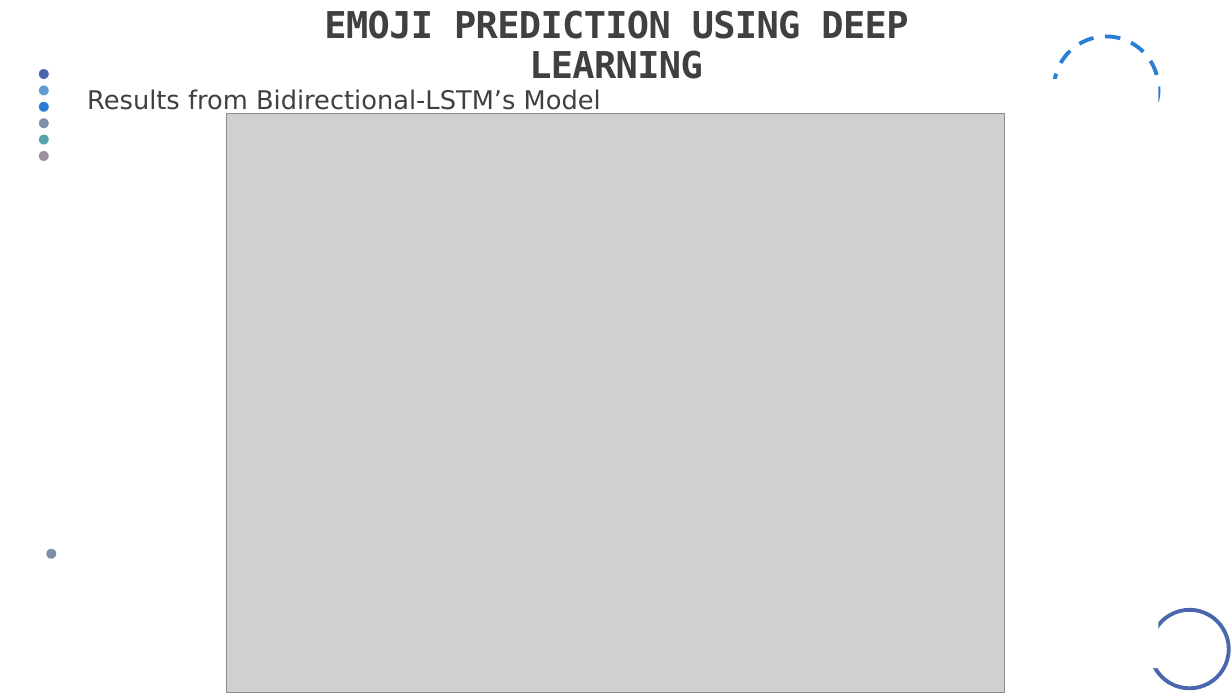
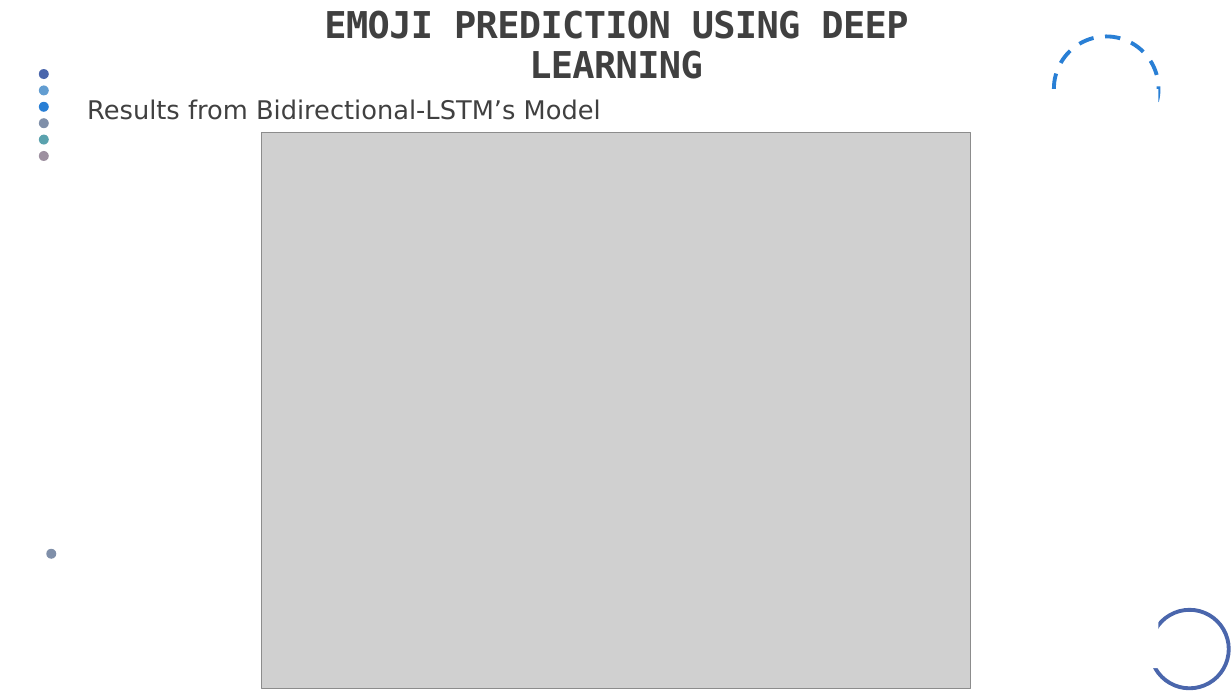
Before and after one commit to Defcon27/Emoji-Prediction-using-Deep-Learning, a slide deck: slide 26 of Docs/Presentation.pptx. Drawn at 1232x693 pixels with LibreOffice and Linux fonts; fonts in the diff are those of the drawing; grey boxes stand for pictures. Boxes give left, top, right and bottom in pixels: in the first picture for what was removed or moved away, otherwise in the second. Text is boxed around its words. In the diff, an @@ line names an element or a change of style, - is before the commit and + after.

Commit message:
Uodated Emoji ppt

```diff
--- a/Docs/Presentation.pptx
+++ b/Docs/Presentation.pptx
@@ text "Results from Bidirectional-LSTM’s Model" rewrapped from [87,89,601,114] to [87,99,601,120] @@
@@ picture: place and size @@
-picture at [227,114,1006,693]
+picture at [262,132,970,689]
```
Also in this commit, not shown: 3 other slides changed.
